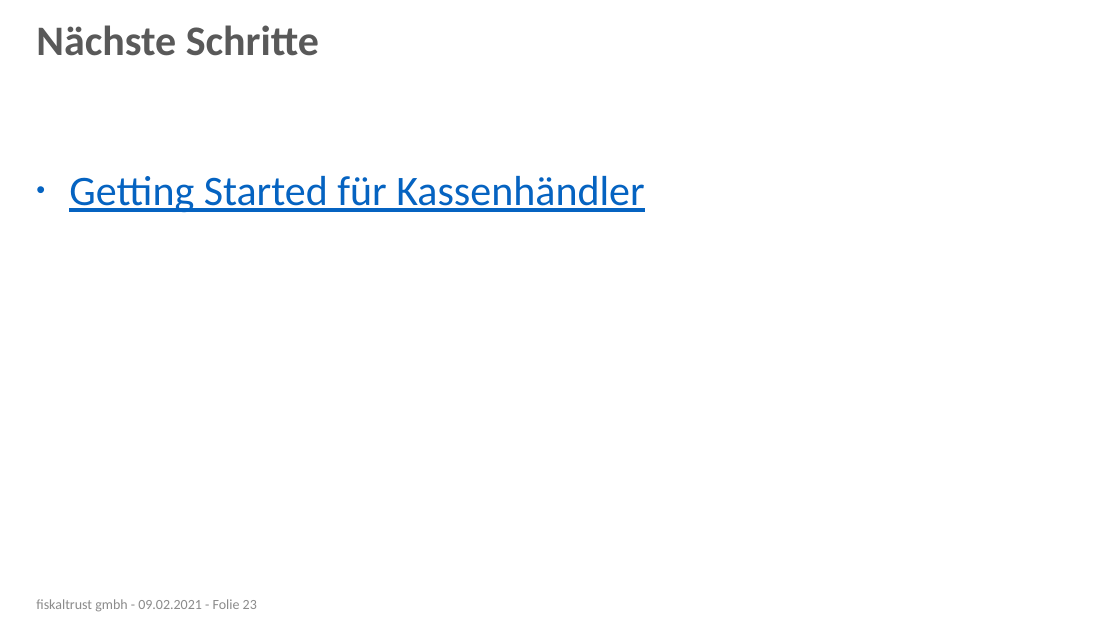
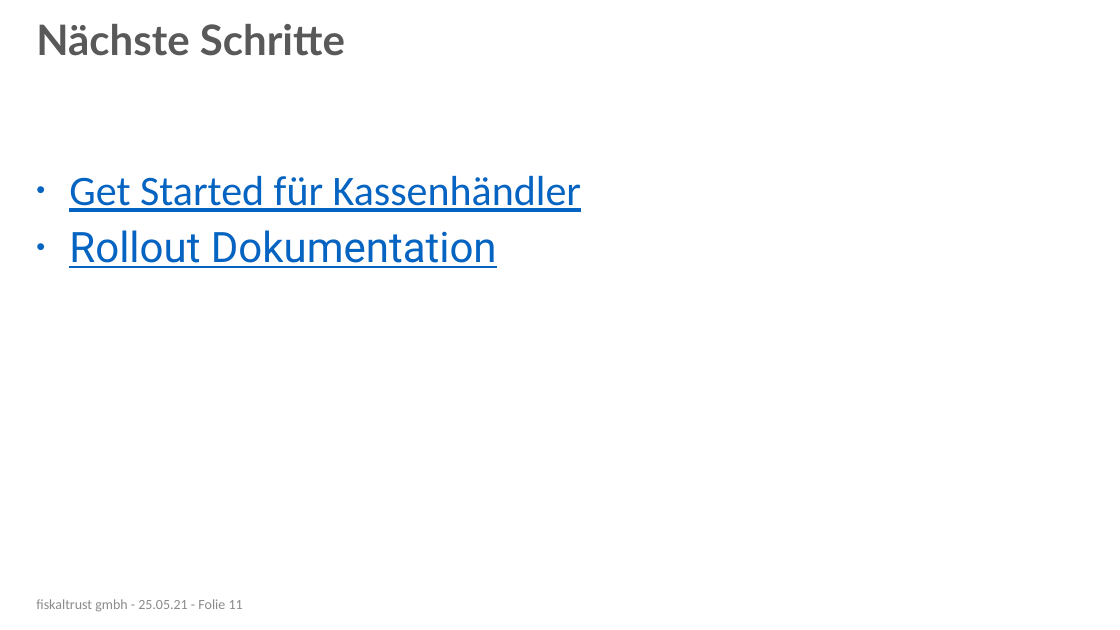
Before and after one commit to fiskaltrust/getting-started, a slide deck: slide 11 of posdealers/presentations/tech/media/posdealer-tech-rollout.pptx (slide 23 before the commit). Drawn at 1120x630 pixels with LibreOffice and Linux fonts; fonts in the diff are those of the drawing; background and template pictures are left out. Boxes give left, top, right and bottom in pixels: in the first picture for what was removed or moved away, otherwise in the second. Text is boxed around its words. In the diff, an @@ line names an element or a change of style, - is before the commit and + after.

```diff
--- a/posdealers/presentations/tech/media/posdealer-tech-rollout.pptx
+++ b/posdealers/presentations/tech/media/posdealer-tech-rollout.pptx
@@ title "Nächste Schritte" at (x1=36, y1=24, x2=345, y2=56): font Calibri to Lato @@
@@ text at (x1=69, y1=176, x2=581, y2=268): text changed @@
-• Getting Started für Kassenhändler
+• Get Started für Kassenhändler
+• Rollout Dokumentation
@@ text at (x1=36, y1=599, x2=243, y2=612): text changed @@
-fiskaltrust gmbh - 09.02.2021 - Folie 23
+fiskaltrust gmbh - 25.05.21 - Folie 11
```
Also in this commit, not shown: 9 other slides changed, 12 slides removed, 3 other files.
